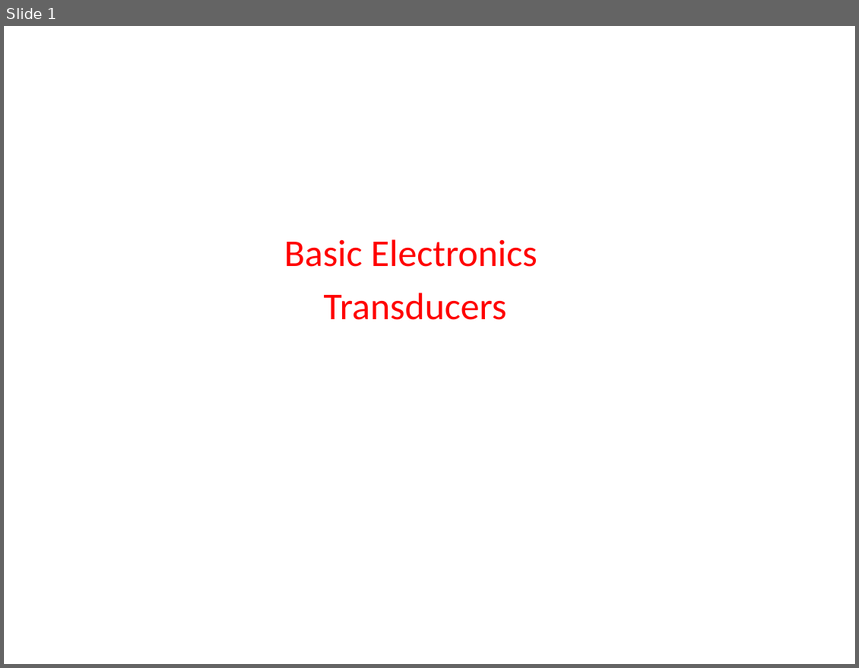
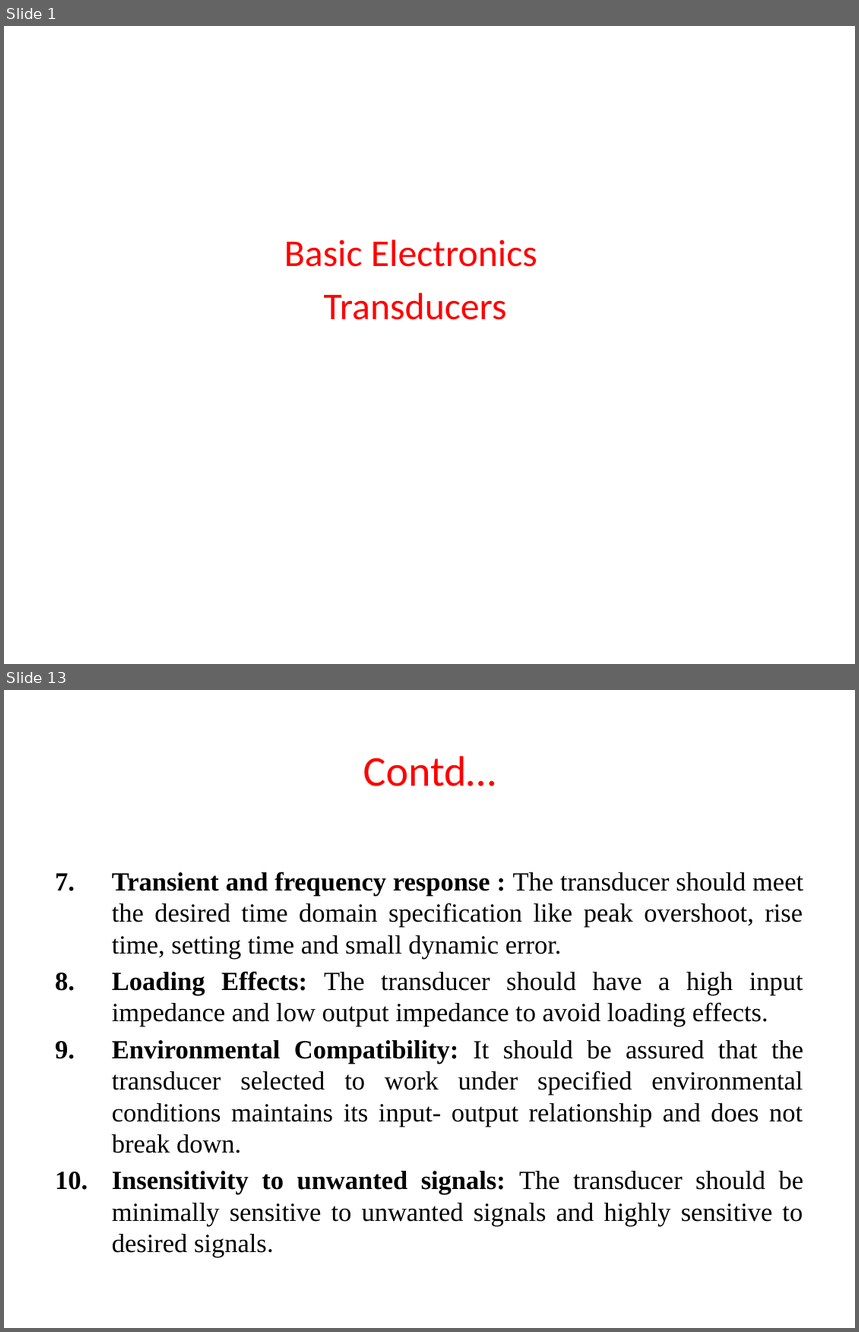
Before and after one commit to madhavirepe/Transducers, a slide deck: Transducers.pptx. Shown one above the other, each under a label of ours: slide 1 before the commit, slides 1 and 13 after it; the slides between them are not shown. The pictures are 859x668 and 859x1332 pixels, drawn with LibreOffice and Linux fonts; fonts in the diff are those of the drawing. Boxes give left, top, right and bottom in pixels: in the first picture for what was removed or moved away, otherwise in the second. Text is boxed around its words. In the diff, an @@ line names an element or a change of style, - is before the commit and + after.

```diff
--- a/Transducers.pptx
+++ b/Transducers.pptx
@@ slide 13 added at bbox=[4, 690, 855, 1328], background #FFFFFF @@
@@ title added at bbox=[363, 756, 496, 787], 36 pt, text #FF0000 @@
+Contd…
@@ text added at bbox=[112, 872, 804, 1258], 22.2 pt, text #000000 @@
+7. Transient and frequency response : The transducer should meet the desired time domain specification like peak overshoot, rise time, setting time and small dynamic error.
+8. Loading Effects: The transducer should have a high input impedance and low output impedance to avoid loading effects.
+9. Environmental Compatibility: It should be assured that the transducer selected to work under specified environmental conditions maintains its input- output relationship and does not break down.
+10. Insensitivity to unwanted signals: The transducer should be minimally sensitive to unwanted signals and highly sensitive to desired signals.
```
Also in this commit, not shown: 21 other slides added.
